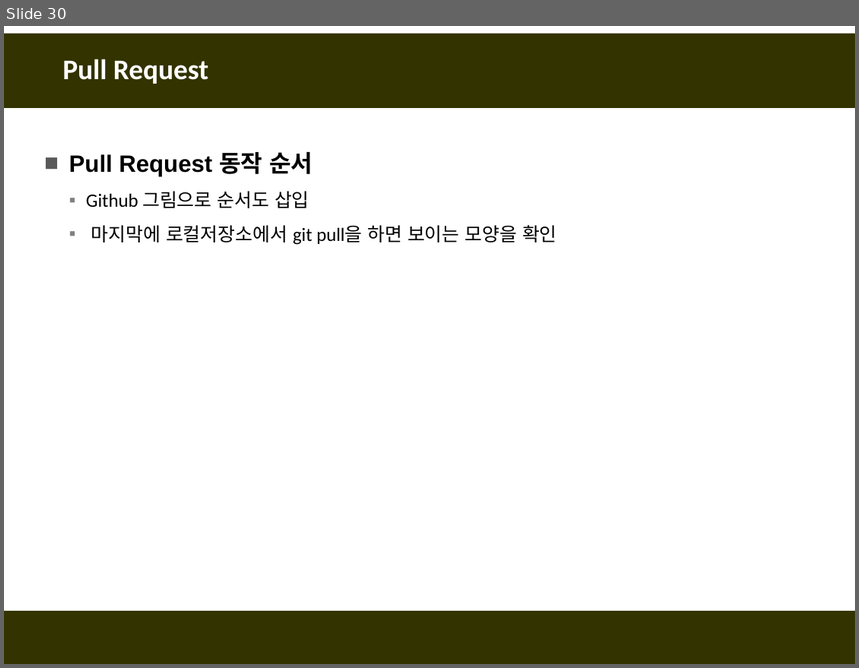
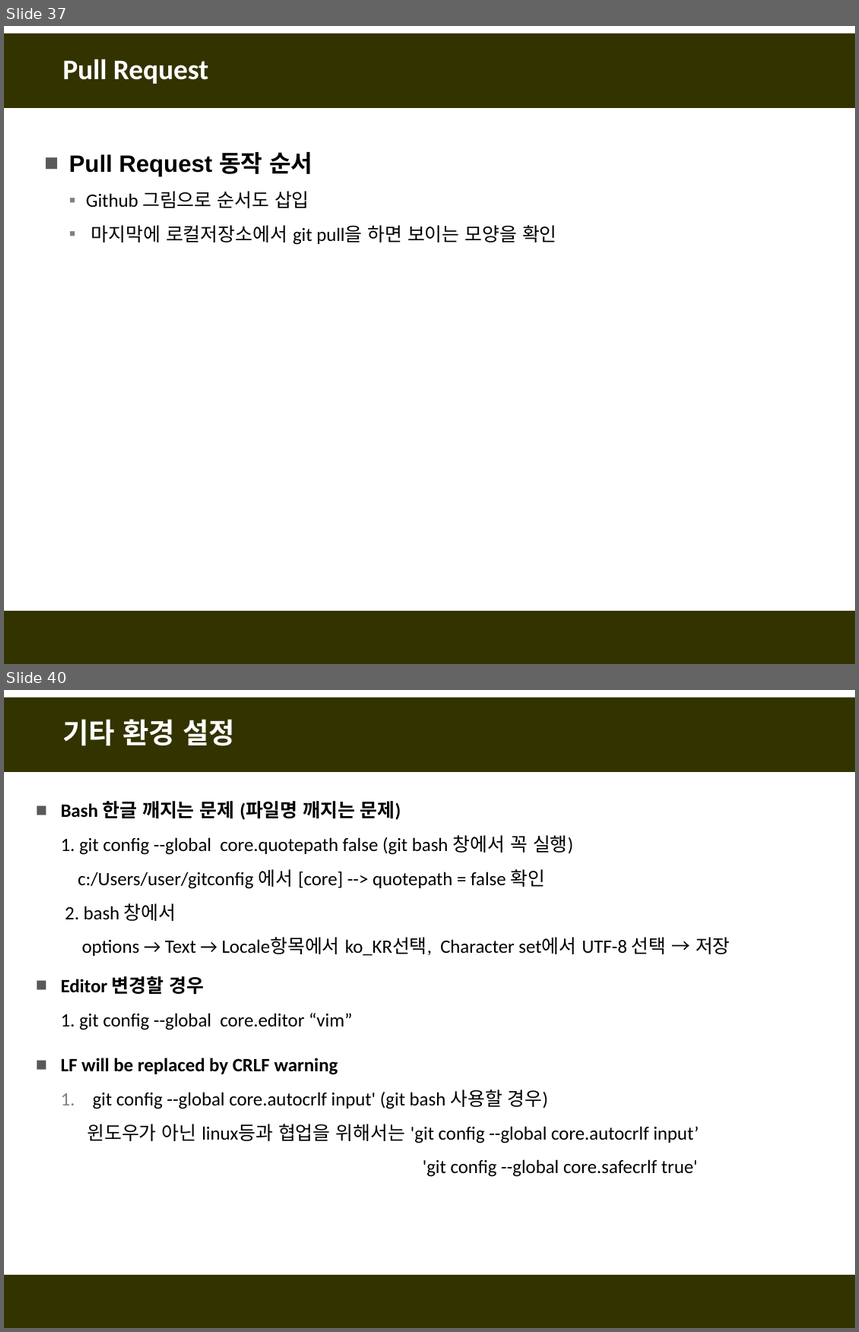
Before and after one commit to fasthill/github-lecture, a slide deck: git및github첫걸음.pptx. Shown one above the other, each under a label of ours: slide 30 before the commit, slides 37 and 40 after it; the slides between them are not shown. The pictures are 859x668 and 859x1332 pixels, drawn with LibreOffice and Linux fonts; fonts in the diff are those of the drawing. Boxes give left, top, right and bottom in pixels: in the first picture for what was removed or moved away, otherwise in the second. Text is boxed around its words. In the diff, an @@ line names an element or a change of style, - is before the commit and + after.

```diff
--- a/git및github첫걸음.pptx
+++ b/git및github첫걸음.pptx
@@ slide 40 added at (x1=4, y1=690, x2=855, y2=1328), background #FFFFFF; not listed: 2 template elements that a slide beside it also shows @@
@@ title added at (x1=63, y1=719, x2=236, y2=746), 24 pt, text #FFFFFF, bold @@
+기타 환경 설정
@@ text added at (x1=61, y1=801, x2=731, y2=956), 16 pt, text #000000 @@
+■ Bash 한글 깨지는 문제 (파일명 깨지는 문제)
+  1. git config --global core.quotepath false (git bash 창에서 꼭 실행)
+  c:/Users/user/gitconfig 에서 [core] --> quotepath = false 확인
+  2. bash 창에서
+  options → Text → Locale항목에서 ko_KR선택, Character set에서 UTF-8 선택 → 저장
@@ text added at (x1=61, y1=977, x2=352, y2=1030), 16 pt, text #000000 @@
+■ Editor 변경할 경우
+  1. git config --global core.editor “vim”
@@ text added at (x1=61, y1=1058, x2=699, y2=1177), 16 pt, text #000000 @@
+■ LF will be replaced by CRLF warning
+  1. git config --global core.autocrlf input' (git bash 사용할 경우)
+  윈도우가 아닌 linux등과 협업을 위해서는 'git config --global core.autocrlf input’
+  'git config --global core.safecrlf true'
@@ what was slide 30 is now slide 37 @@
```
Also in this commit, not shown: 4 slides changed, 11 other slides added, 2 slides removed.
